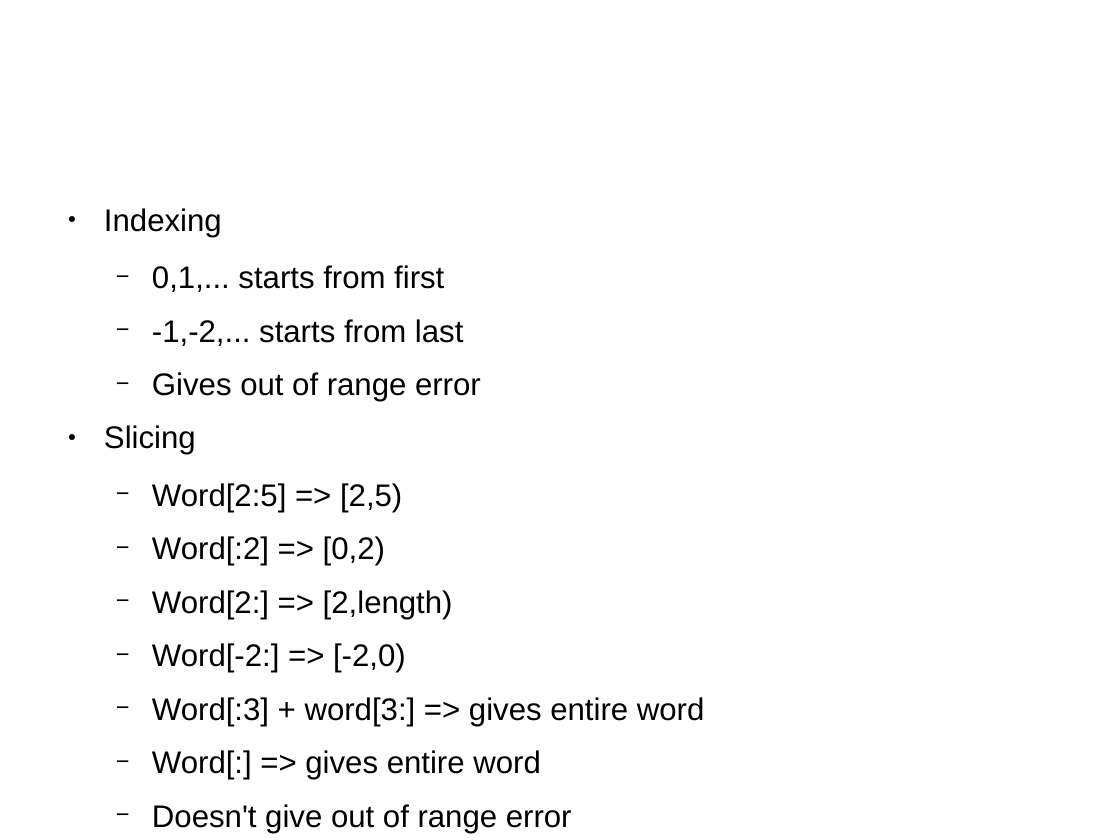
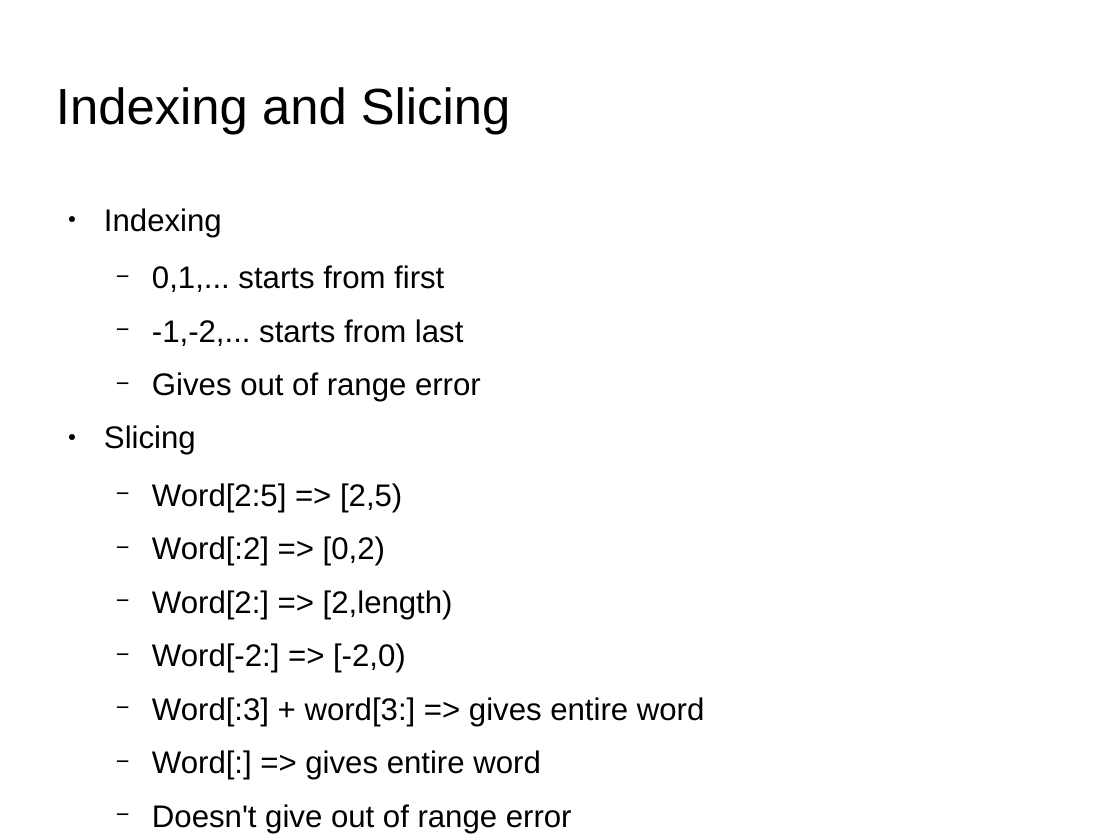
Before and after one commit to shikha-desai/Internship_PreWork, a slide deck: slide 14 of Python/Python_Notes.odp (slide 10 before the commit). Drawn at 1120x840 pixels with LibreOffice and Linux fonts; fonts in the diff are those of the drawing; background and template pictures are left out. Boxes give left, top, right and bottom in pixels: in the first picture for what was removed or moved away, otherwise in the second. Text is boxed around its words. In the diff, an @@ line names an element or a change of style, - is before the commit and + after.

```diff
--- a/Python/Python_Notes.odp
+++ b/Python/Python_Notes.odp
@@ title added at box(56, 87, 511, 134), 36 pt, text #000000 @@
+Indexing and Slicing
```
Also in this commit, not shown: 9 other slides changed, 24 slides added, 3 other files.
